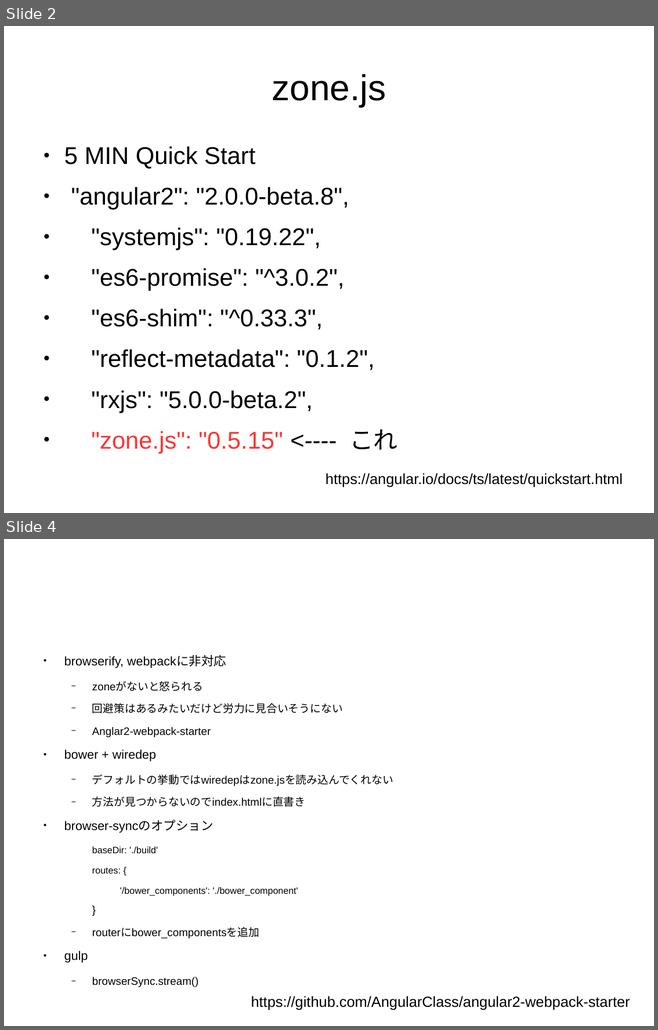
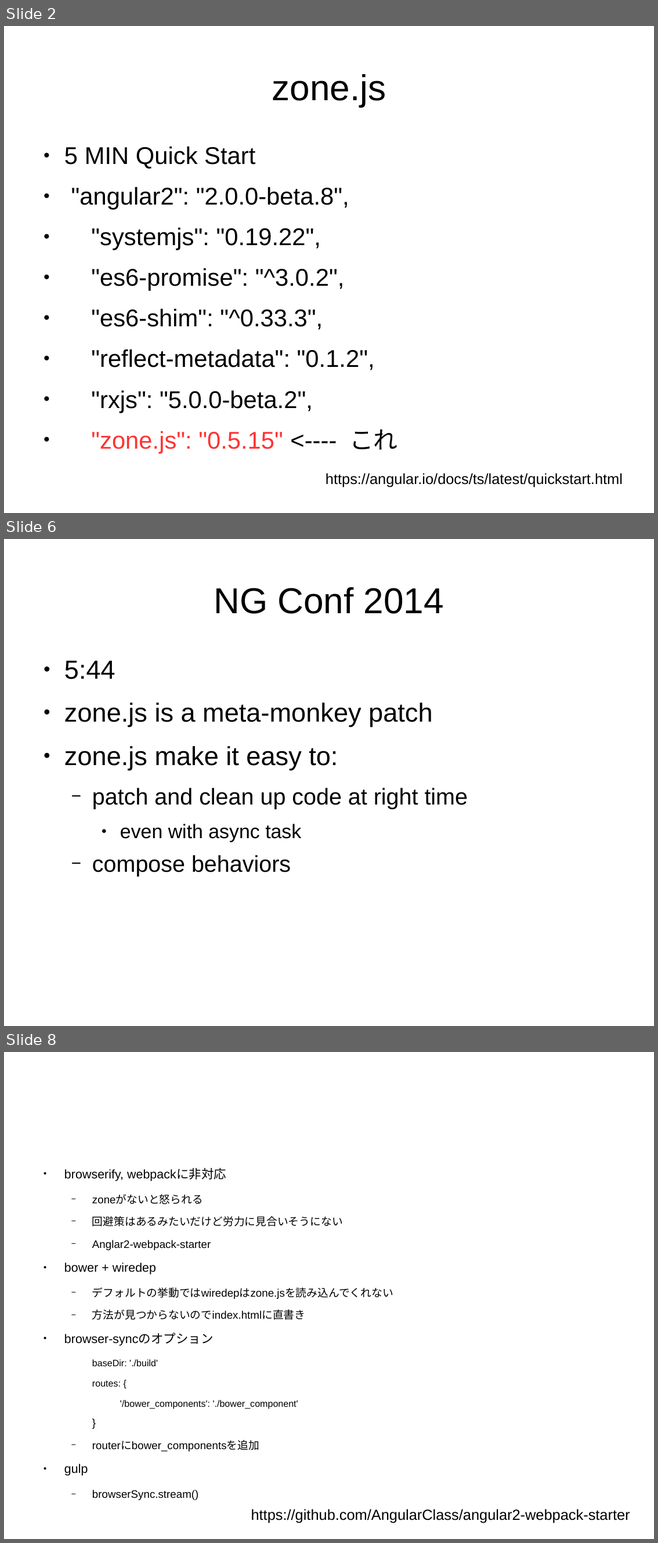
Before and after one commit to sallop/zone-tutorial, a slide deck: resume.odp. Shown one above the other, each under a label of ours: slides 2 and 4 before the commit, slides 2, 6 and 8 after it; the slides between them are not shown. The pictures are 658x1030 and 658x1543 pixels, drawn with LibreOffice and Linux fonts; fonts in the diff are those of the drawing. Boxes give left, top, right and bottom in pixels: in the first picture for what was removed or moved away, otherwise in the second. Text is boxed around its words. In the diff, an @@ line names an element or a change of style, - is before the commit and + after.

```diff
--- a/resume.odp
+++ b/resume.odp
@@ slide 6 added at <box>4,539,654,1026</box>, background #FFFFFF @@
@@ title added at <box>213,587,444,614</box>, 44 pt, text #000000 @@
+NG Conf 2014
@@ text added at <box>64,661,468,877</box>, 32 pt, text #000000 @@
+● 5:44
+● zone.js is a meta-monkey patch
+● zone.js make it easy to:
+  − patch and clean up code at right time
+    ● even with async task
+  − compose behaviors
@@ what was slide 4 is now slide 8 @@
```
Also in this commit, not shown: 1 slide changed, 8 other slides added.
